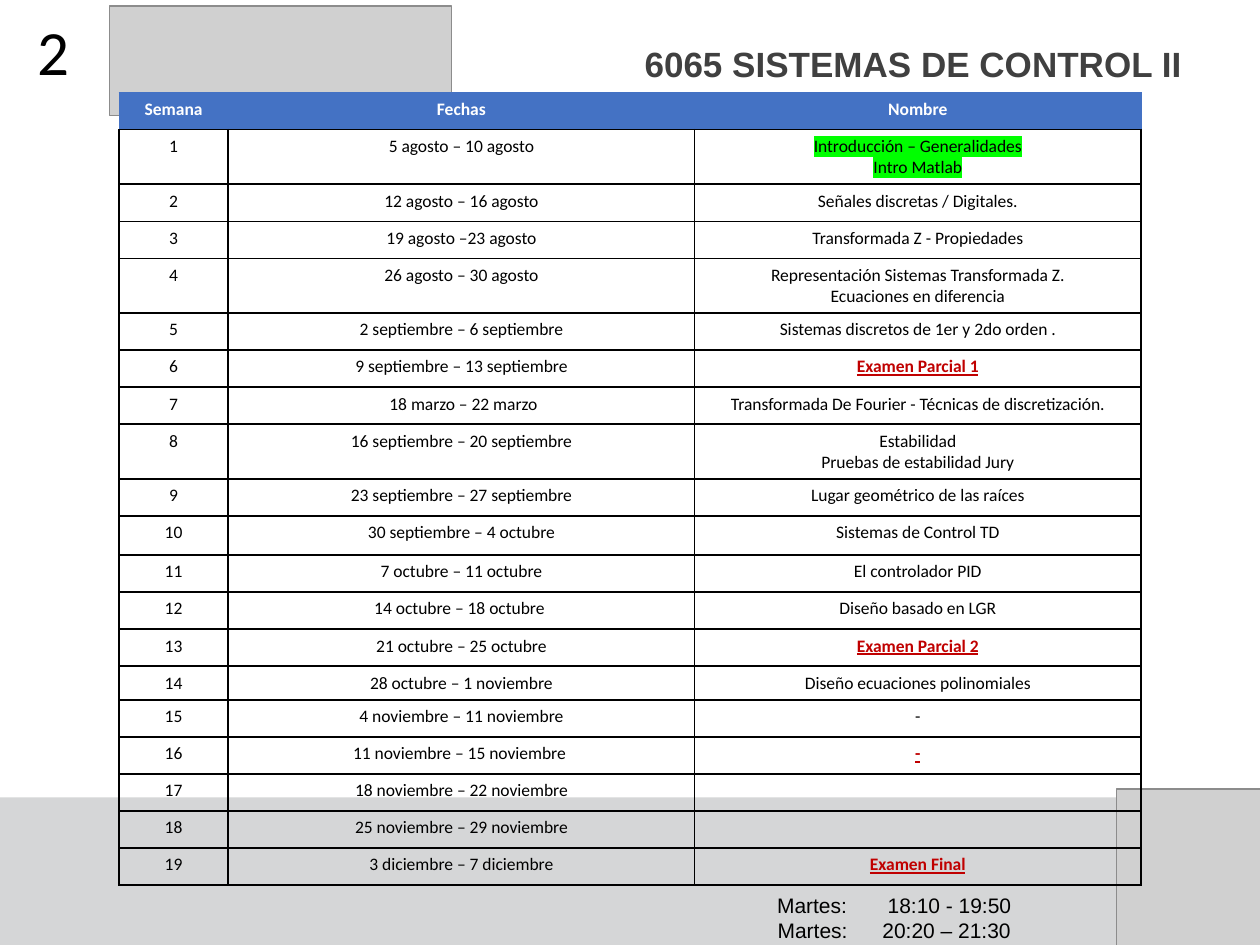
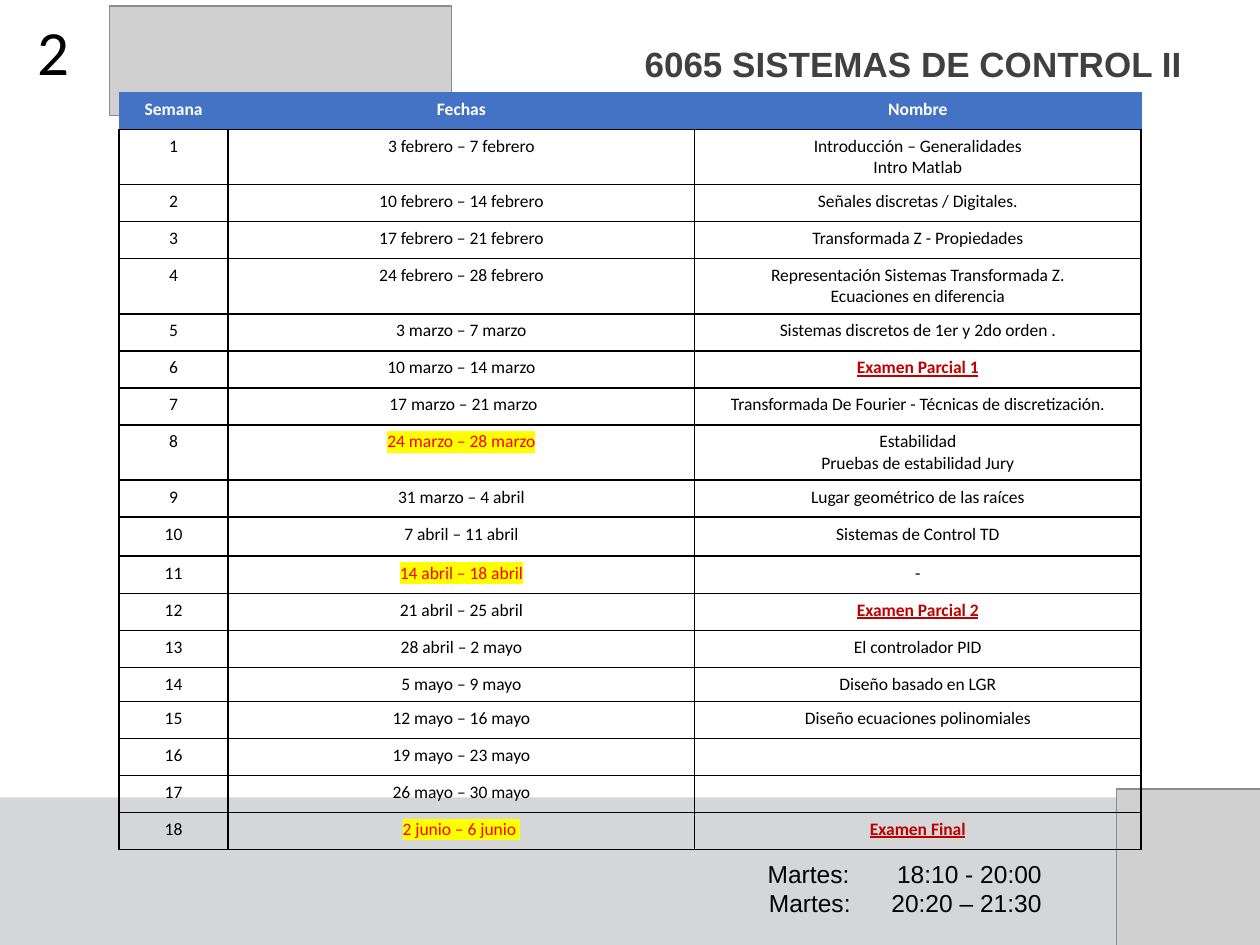
Before and after one commit to F4bian1012/Sistemas-de-Control-II---Ingenier-a-Mecatr-nica, a slide deck: slide 2 of Sesión_0/Semana 0.pptx. Drawn at 1260x945 pixels with LibreOffice and Linux fonts; fonts in the diff are those of the drawing; grey boxes stand for pictures. Boxes give left, top, right and bottom in pixels: in the first picture for what was removed or moved away, otherwise in the second. Text is boxed around its words. In the diff, an @@ line names an element or a change of style, - is before the commit and + after.

```diff
--- a/Sesión_0/Semana 0.pptx
+++ b/Sesión_0/Semana 0.pptx
@@ table at (118,92,1140,848) @@
-row 2: 1 | 5 agosto – 10 agosto | Introducción – Generalidades / Intro Matlab
-row 3: 2 | 12 agosto – 16 agosto | Señales discretas / Digitales.
-row 4: 3 | 19 agosto –23 agosto | Transformada Z - Propiedades
-row 5: 4 | 26 agosto – 30 agosto | Representación Sistemas Transformada Z. / Ecuaciones en diferencia
-row 6: 5 | 2 septiembre – 6 septiembre | Sistemas discretos de 1er y 2do orden .
-row 7: 6 | 9 septiembre – 13 septiembre | Examen Parcial 1
-row 8: 7 | 18 marzo – 22 marzo | Transformada De Fourier - Técnicas de discretización.
-row 9: 8 | 16 septiembre – 20 septiembre | Estabilidad / Pruebas de estabilidad Jury
-row 10: 9 | 23 septiembre – 27 septiembre | Lugar geométrico de las raíces
-row 11: 10 | 30 septiembre – 4 octubre | Sistemas de Control TD
-row 12: 11 | 7 octubre – 11 octubre | El controlador PID
-row 13: 12 | 14 octubre – 18 octubre | Diseño basado en LGR
-row 14: 13 | 21 octubre – 25 octubre | Examen Parcial 2
-row 15: 14 | 28 octubre – 1 noviembre | Diseño ecuaciones polinomiales
-row 16: 15 | 4 noviembre – 11 noviembre | -
-row 17: 16 | 11 noviembre – 15 noviembre | -
-row 18: 17 | 18 noviembre – 22 noviembre | 
-row 19: 18 | 25 noviembre – 29 noviembre | 
-row 20: 19 | 3 diciembre – 7 diciembre | Examen Final
+row 2: 1 | 3 febrero – 7 febrero | Introducción – Generalidades / Intro Matlab
+row 3: 2 | 10 febrero – 14 febrero | Señales discretas / Digitales.
+row 4: 3 | 17 febrero – 21 febrero | Transformada Z - Propiedades
+row 5: 4 | 24 febrero – 28 febrero | Representación Sistemas Transformada Z. / Ecuaciones en diferencia
+row 6: 5 | 3 marzo – 7 marzo | Sistemas discretos de 1er y 2do orden .
+row 7: 6 | 10 marzo – 14 marzo | Examen Parcial 1
+row 8: 7 | 17 marzo – 21 marzo | Transformada De Fourier - Técnicas de discretización.
+row 9: 8 | 24 marzo – 28 marzo | Estabilidad / Pruebas de estabilidad Jury
+row 10: 9 | 31 marzo – 4 abril | Lugar geométrico de las raíces
+row 11: 10 | 7 abril – 11 abril | Sistemas de Control TD
+row 12: 11 | 14 abril – 18 abril | -
+row 13: 12 | 21 abril – 25 abril | Examen Parcial 2
+row 14: 13 | 28 abril – 2 mayo | El controlador PID
+row 15: 14 | 5 mayo – 9 mayo | Diseño basado en LGR
+row 16: 15 | 12 mayo – 16 mayo | Diseño ecuaciones polinomiales
+row 17: 16 | 19 mayo – 23 mayo | 
+row 18: 17 | 26 mayo – 30 mayo | 
+row 19: 18 | 2 junio – 6 junio | Examen Final
@@ text "Martes: 18:10 - 20:00": place and size @@
-text "Martes: 18:10 - 20:00" at (778,898,1011,938)
+text "Martes: 18:10 - 20:00" at (769,866,1041,913)
@@ text at (769,866,1041,913): text changed; size 12 to 14 pt @@
-Martes: 18:10 - 19:50
+Martes: 18:10 - 20:00
@@ text at (891,895,1041,913): size 12 to 14 pt in "Martes: 20:20 – 21:30" @@
```
Also in this commit, not shown: 2 other slides changed, 9 other files.
